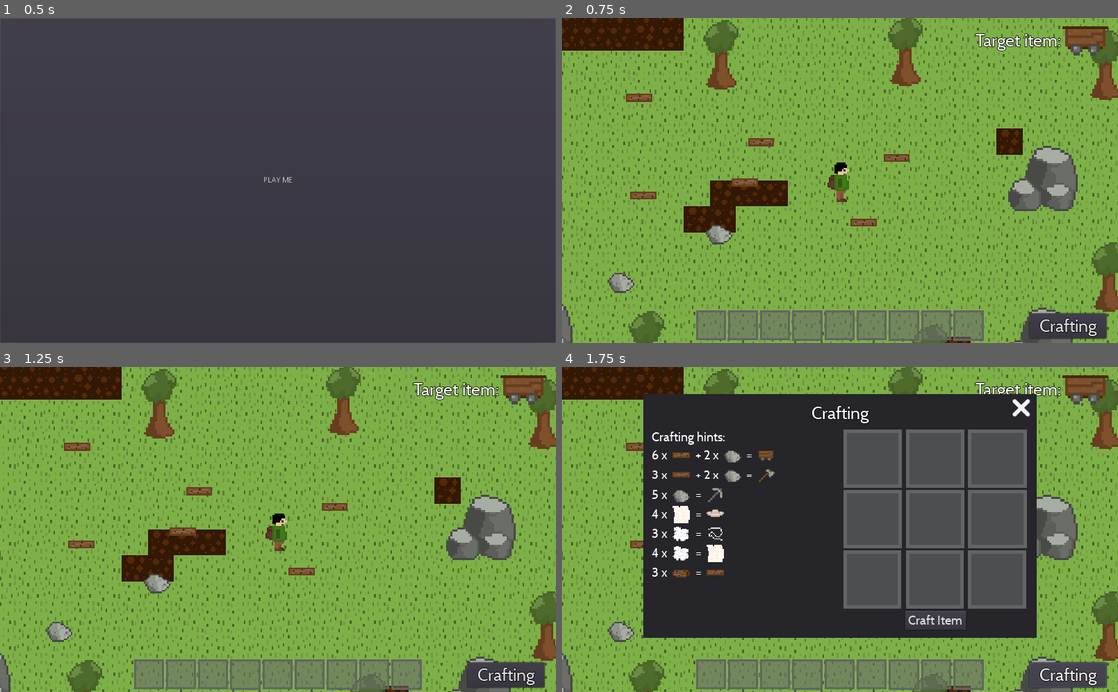
Above: before the commit, frames 1-4 (two rows, left to right).
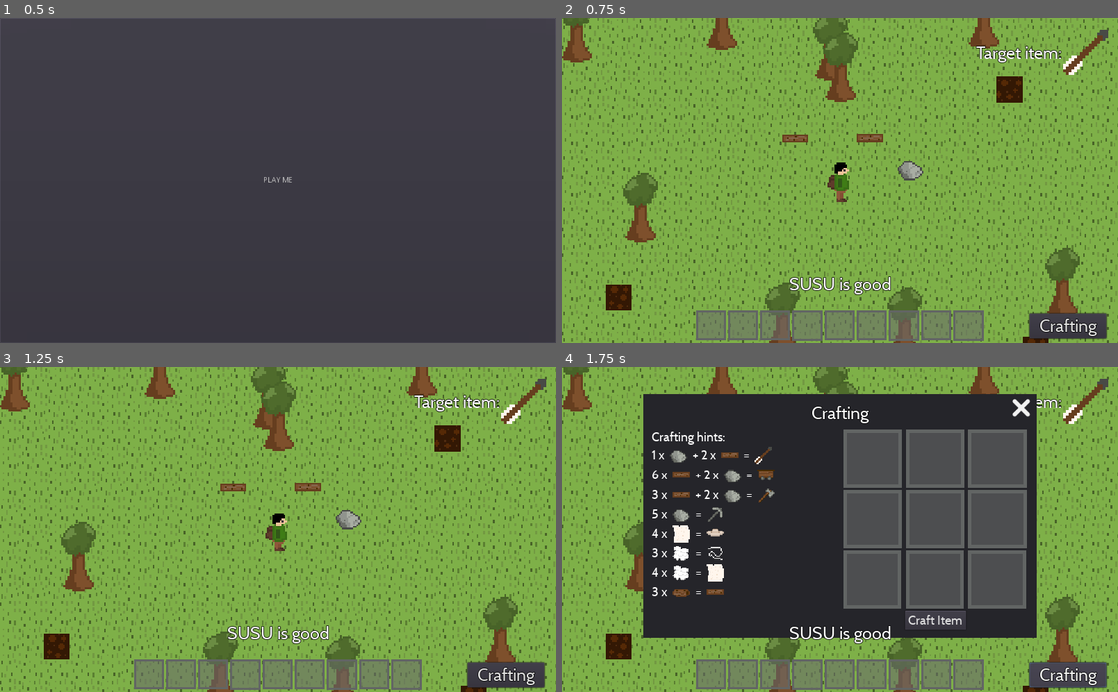
Above: after the commit, the same moments.

Repository: nalton-software/godot-fire-jam
Game: Godot game, scene res://scenes/StartScene.tscn
Two runs of this game, one before a commit and one after it. Both use one fixed random seed, a clock stepped at 60 frames per second and the inputs below.
Inputs:
- Up to frame 1 (0.5 s): no input
- Up to frame 2 (0.75 s): click "PLAY ME" at 0.5 s
- Up to frame 3 (1.25 s): no input
- Up to frame 4 (1.75 s): click "Crafting" at 1.25 s

Frame 1 is identical in both runs. In frame 2, 19% of the frame differs, in the area x 0-100%, y 0-100%; in frame 3, 19%; in frame 4, 14%.

Commit message:
Make arrow and start setup tutorial [gacp]

Diff:
--- a/scenes/HUD.tscn
+++ b/scenes/HUD.tscn
@@ -115,8 +115,10 @@
 [node name="TargetItem" type="HBoxContainer" parent="."]
 anchor_left = 1.0
 anchor_right = 1.0
-margin_left = -264.0
-margin_bottom = 84.0
+margin_left = -263.056
+margin_top = 21.7091
+margin_right = 0.943848
+margin_bottom = 105.709
 grow_horizontal = 0
 alignment = 2
 __meta__ = {
--- a/scenes/levels/01.tscn
+++ b/scenes/levels/01.tscn
@@ -1,16 +1,19 @@
-[gd_scene load_steps=6 format=2]
-
-[ext_resource path="res://scripts/Main.gd" type="Script" id=1]
+[gd_scene load_steps=8 format=2]
+
+[ext_resource path="res://scripts/TutorialLevel.gd" type="Script" id=1]
 [ext_resource path="res://scenes/HUD.tscn" type="PackedScene" id=2]
+[ext_resource path="res://scenes/items/WorldItem.tscn" type="PackedScene" id=3]
 [ext_resource path="res://scenes/objects/Tree.tscn" type="PackedScene" id=4]
+[ext_resource path="res://resources/main_font.tres" type="DynamicFont" id=5]
 [ext_resource path="res://scenes/tilemaps/Grass.tscn" type="PackedScene" id=7]
 [ext_resource path="res://scenes/Player.tscn" type="PackedScene" id=8]
 
 [node name="01" type="Node2D"]
 script = ExtResource( 1 )
-target_item_name = "Axe"
-left_boundary = 1000
-top_boundary = 1000
+target_item_name = "Arrow"
+finished_level_text = "Good job finishing the level
+
+It will only get harder from here"
 
 [node name="HUD" parent="." instance=ExtResource( 2 )]
 
@@ -176,3 +179,32 @@
 
 [node name="Tree51" parent="YSort" instance=ExtResource( 4 )]
 position = Vector2( 1571.85, -844.723 )
+
+[node name="Plank" parent="YSort" instance=ExtResource( 3 )]
+position = Vector2( 54.7654, -76.9889 )
+item_name = "Plank"
+
+[node name="Plank2" parent="YSort" instance=ExtResource( 3 )]
+position = Vector2( -82.5448, -76.1952 )
+item_name = "Plank"
+
+[node name="Plank3" parent="YSort" instance=ExtResource( 3 )]
+position = Vector2( 130.167, -21.4299 )
+item_name = "Stone"
+
+[node name="Hints" type="CanvasLayer" parent="."]
+
+[node name="Label" type="Label" parent="Hints"]
+anchor_left = 0.5
+anchor_right = 0.5
+margin_left = -512.0
+margin_top = 470.226
+margin_right = 512.0
+margin_bottom = 509.226
+grow_horizontal = 2
+custom_fonts/font = ExtResource( 5 )
+text = "SUSU is good"
+align = 1
+__meta__ = {
+"_edit_use_anchors_": false
+}
--- a/scripts/Inventory.gd
+++ b/scripts/Inventory.gd
@@ -34,6 +34,13 @@
 	if hud != null:
 		hud.remove_item(index)
 
+func get_item_count():
+	var item_count = 0
+	for item in items:
+		if item != null:
+			item_count += 1
+	return item_count
+
 func get_hud():
 	var nodes = get_tree().get_nodes_in_group('HUDs')
 	if len(nodes) == 0:
--- a/scripts/LevelManagement.gd
+++ b/scripts/LevelManagement.gd
@@ -2,7 +2,7 @@
 
 const level_path_format = 'res://scenes/levels/%s.tscn'
 const level_transition_scene_prefab = preload('res://scenes/LevelTransition.tscn')
-var crnt_level_num := 2
+var crnt_level_num := 1
 
 func load_level(level_num: int):
 	var level_name = str(level_num).pad_zeros(2)
--- /dev/null
+++ b/scripts/TutorialLevel.gd
@@ -0,0 +1,10 @@
+extends "res://scripts/Main.gd"
+
+var target_recipe: Recipe
+
+func _ready():
+	._ready()
+	for recipe_name in Recipes.data:
+		var recipe = Recipes.data[recipe_name]
+		if recipe.output == target_item_name:
+			target_recipe = recipe
--- a/scripts/items/Items.gd
+++ b/scripts/items/Items.gd
@@ -5,6 +5,7 @@
 var data = {
 	'Wood' : Item.new('Wood', preload('res://art/wood.png'), Vector2(48, 48)),
 	'Stone' : Item.new('Stone', preload('res://art/stone.png'), Vector2(48, 48)),
+	'Arrow' : Item.new('Arrow', preload('res://art/arrow.png'), Vector2(48, 48)),
 	'Cotton Fluff' : Item.new('Cotton Fluff', preload('res://art/cotton_fluff.png'), Vector2(48, 48)),
 	'String' : Item.new('String', preload('res://art/string.png'), Vector2(48, 48)),
 	'Cloth' : Item.new('Cloth', preload('res://art/cloth.png'), Vector2(48, 48)),
--- a/scripts/recipes/Recipes.gd
+++ b/scripts/recipes/Recipes.gd
@@ -4,6 +4,11 @@
 
 var data = {
 	# Level-target recipes
+	'Arrow' : Recipe.new('Arrow', [
+		[null, null, 'Stone'],
+		[null, 'Plank', null],
+		['Plank', null, null]
+	], 'Arrow'),
 	'Cart' : Recipe.new('Cart', [
 		['Plank', 'Plank', 'Plank'],
 		['Plank', 'Plank', 'Plank'],
Binary file added: art/arrow.png
Not shown, added: art/arrow.png.import
